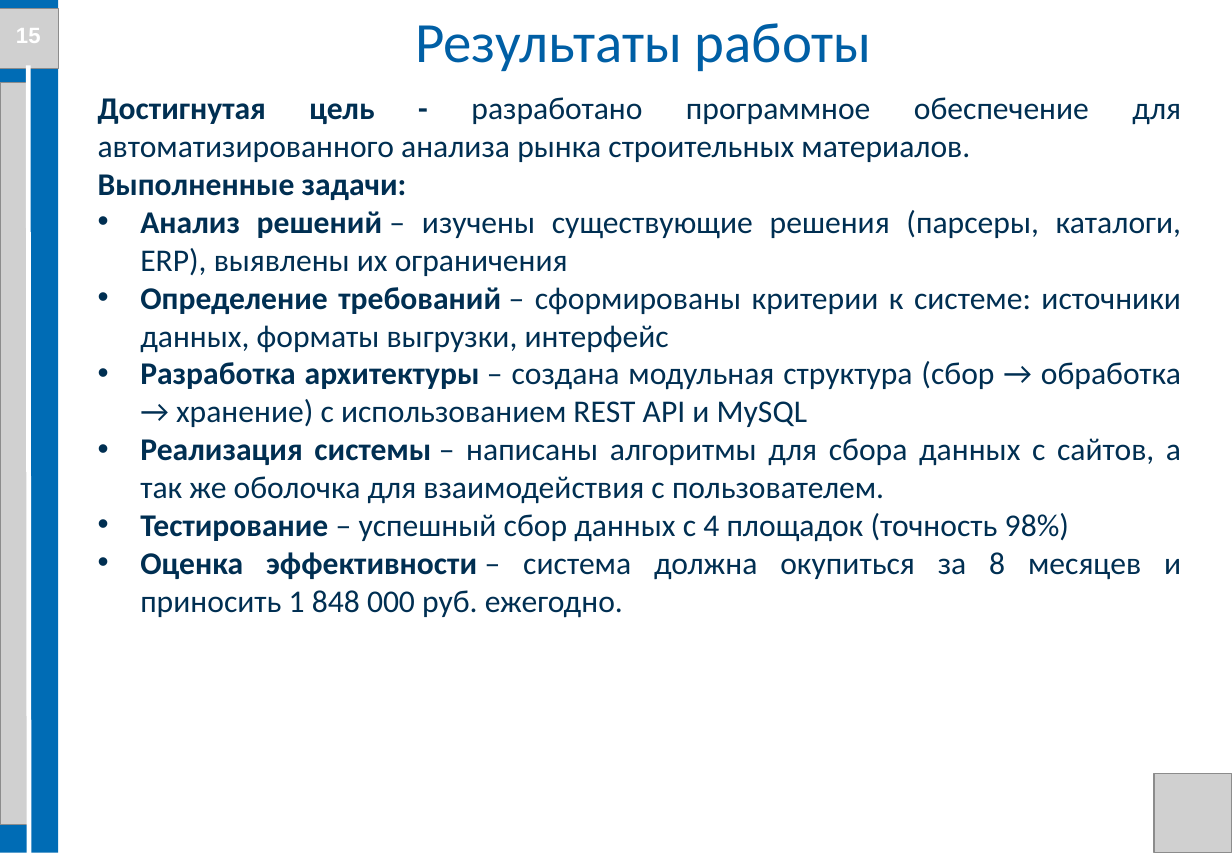
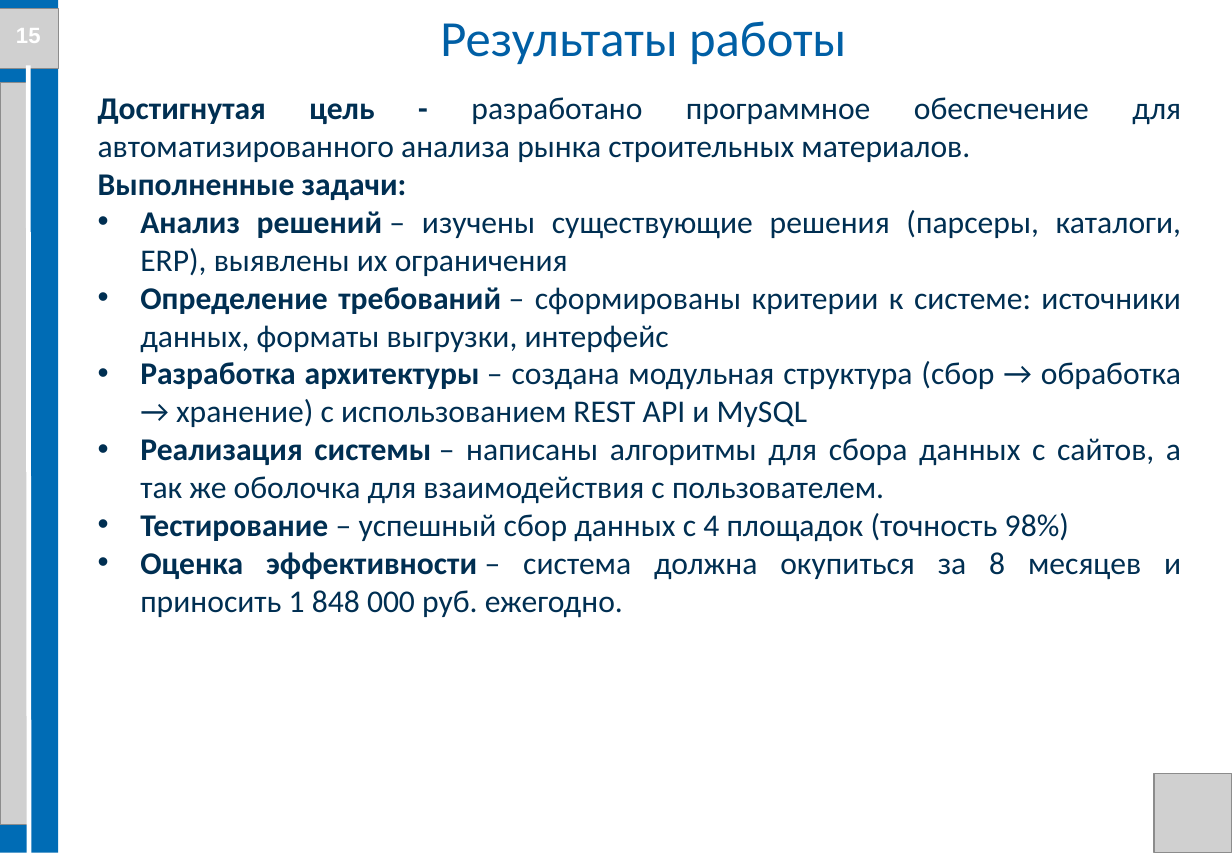
Before and after one commit to Evgenij1234/Diplom-work, a slide deck: slide 20 of Documents/Презентация диплома Семенов Е.А. БПЦ 21-01.pptx. Drawn at 1232x853 pixels with LibreOffice and Linux fonts; fonts in the diff are those of the drawing; grey boxes stand for pictures; background and template pictures are left out. Boxes give left, top, right and bottom in pixels: in the first picture for what was removed or moved away, otherwise in the second. Text is boxed around its words. In the diff, an @@ line names an element or a change of style, - is before the commit and + after.

```diff
--- a/Documents/Презентация диплома Семенов Е.А. БПЦ 21-01.pptx
+++ b/Documents/Презентация диплома Семенов Е.А. БПЦ 21-01.pptx
@@ text "Результаты работы" at <box>440,21,846,64</box>: size 36 to 32 pt @@
```
Also in this commit, not shown: 2 other slides changed, 7 other files.
